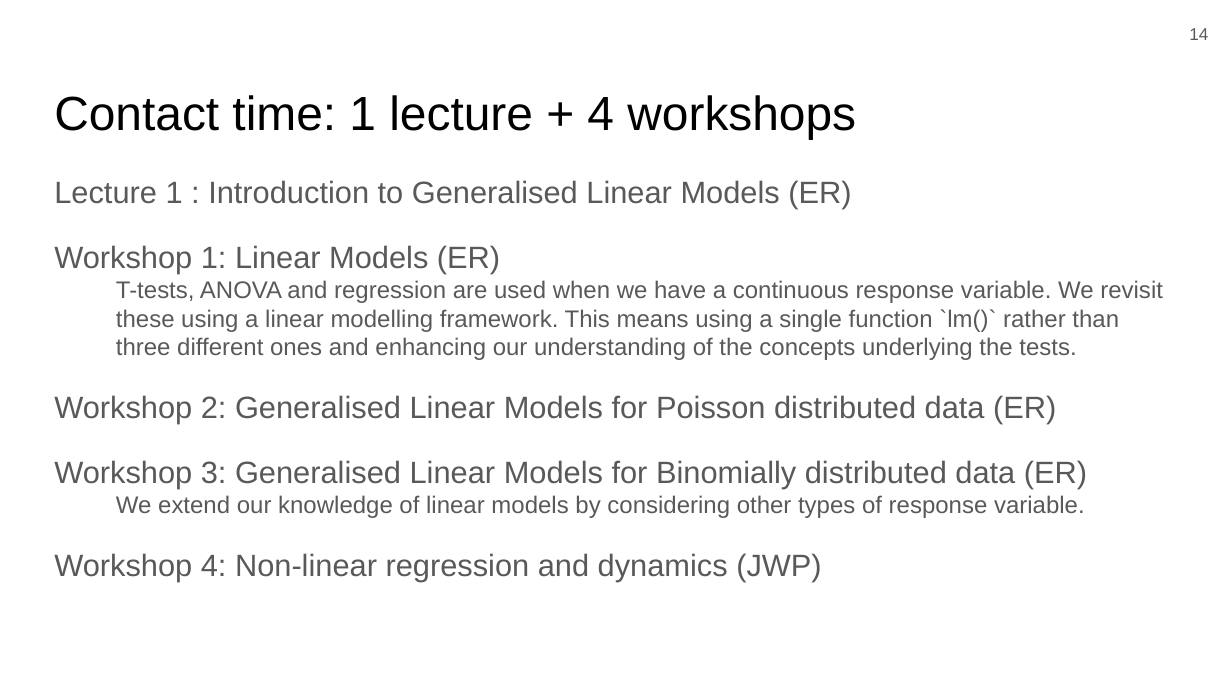
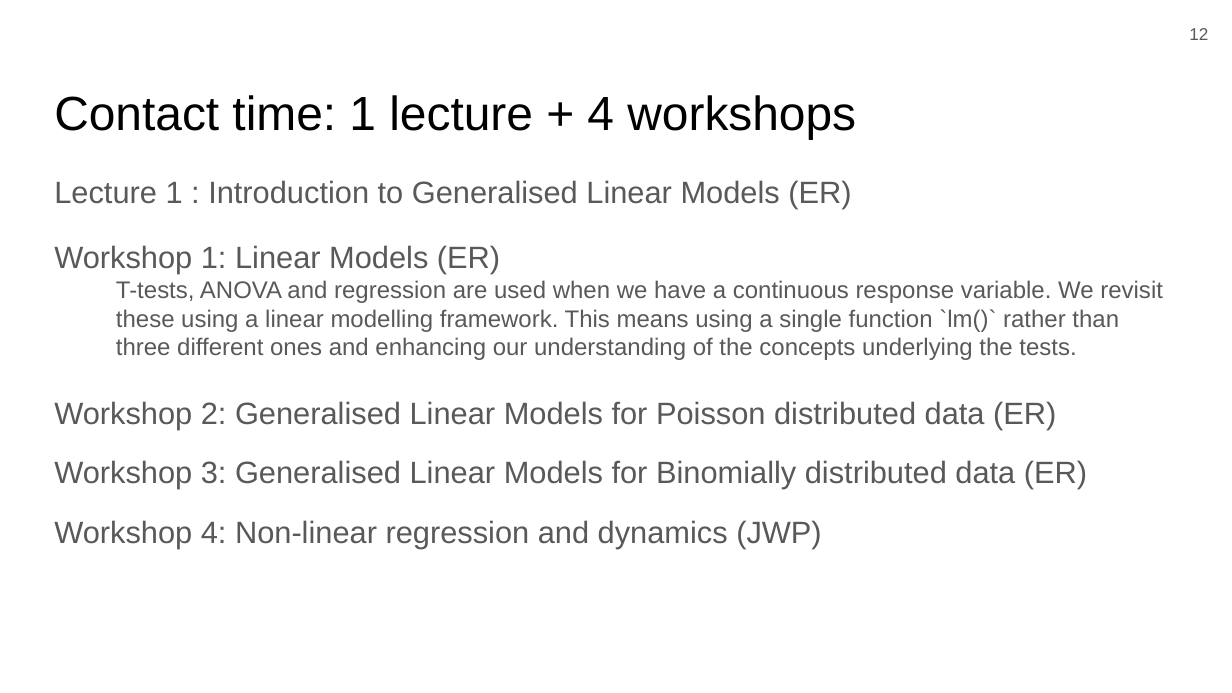
Before and after one commit to 3mmaRand/58I_quant_and_comp_2019, a slide deck: slide 12 of slides/introduction_2019.pptx (slide 14 before the commit). Drawn at 1232x693 pixels with LibreOffice and Linux fonts; fonts in the diff are those of the drawing; background and template pictures are left out. Boxes give left, top, right and bottom in pixels: in the first picture for what was removed or moved away, otherwise in the second. Text is boxed around its words. In the diff, an @@ line names an element or a change of style, - is before the commit and + after.

```diff
--- a/slides/introduction_2019.pptx
+++ b/slides/introduction_2019.pptx
@@ page number at [1189, 28, 1208, 40]: text changed @@
-14
+12
@@ text at [54, 401, 1087, 549]: line spacing 1 to 1.15; less space between paragraphs @@
@@ text at [116, 495, 1085, 518]: paragraph removed @@
-We extend our knowledge of linear models by considering other types of response variable.
```
Also in this commit, not shown: 8 other slides changed, 2 slides removed, 3 other files.
